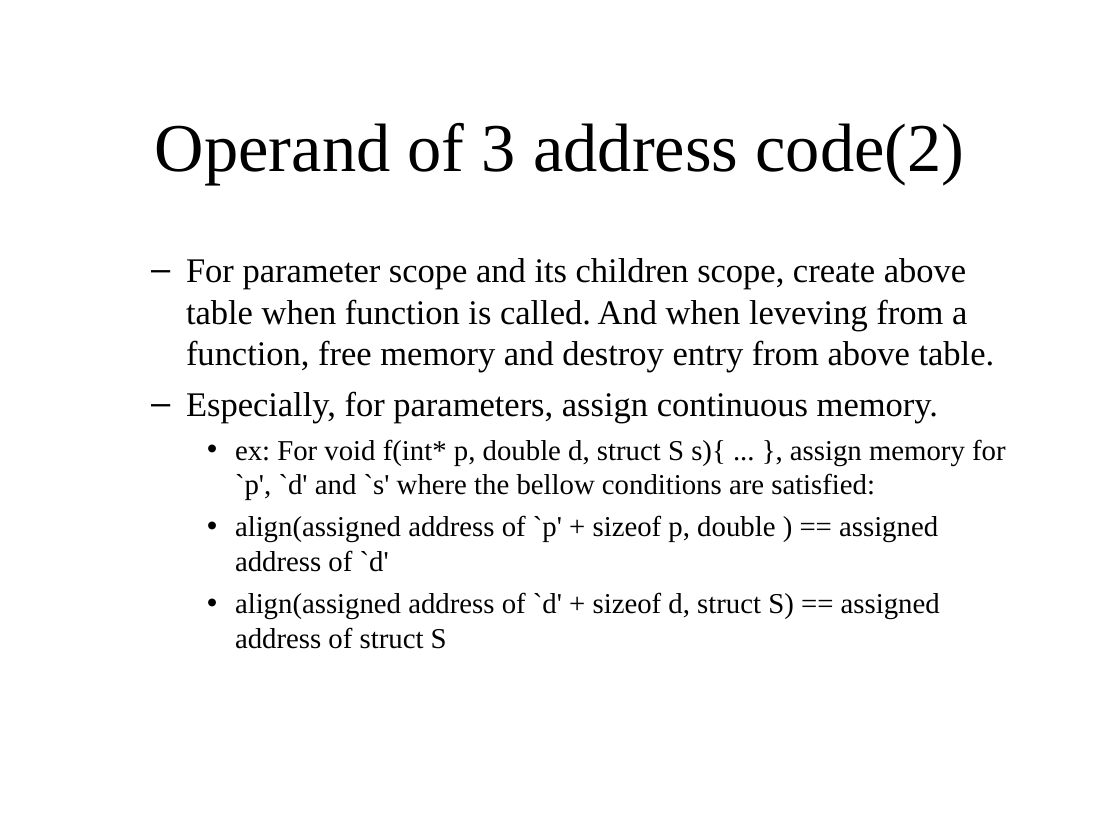
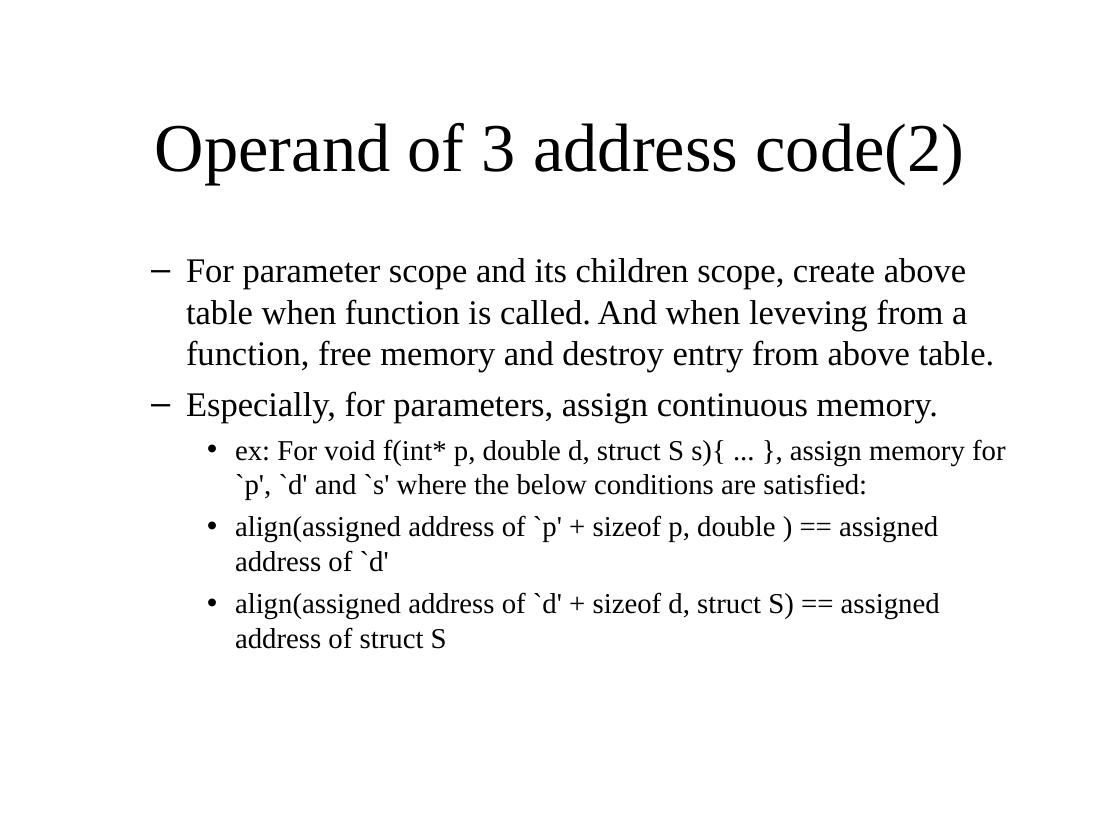
Before and after one commit to KeiHasegawa/tacsim_doc, a slide deck: slide 11 of 02_design_e.ppt. Drawn at 1120x840 pixels with LibreOffice and Linux fonts; fonts in the diff are those of the drawing. Boxes give left, top, right and bottom in pixels: in the first picture for what was removed or moved away, otherwise in the second. Text is boxed around its words. In the diff, an @@ line names an element or a change of style, - is before the commit and + after.

Commit message:
fix typo

```diff
--- a/02_design_e.ppt
+++ b/02_design_e.ppt
@@ text at (235,439,1006,500): text changed @@
-    • ex: For void f(int* p, double d, struct S s){ ... }, assign memory for `p', `d' and `s' where the bellow conditions are satisfied:
+    • ex: For void f(int* p, double d, struct S s){ ... }, assign memory for `p', `d' and `s' where the below conditions are satisfied:
```
Also in this commit, not shown: 5 other slides changed.
